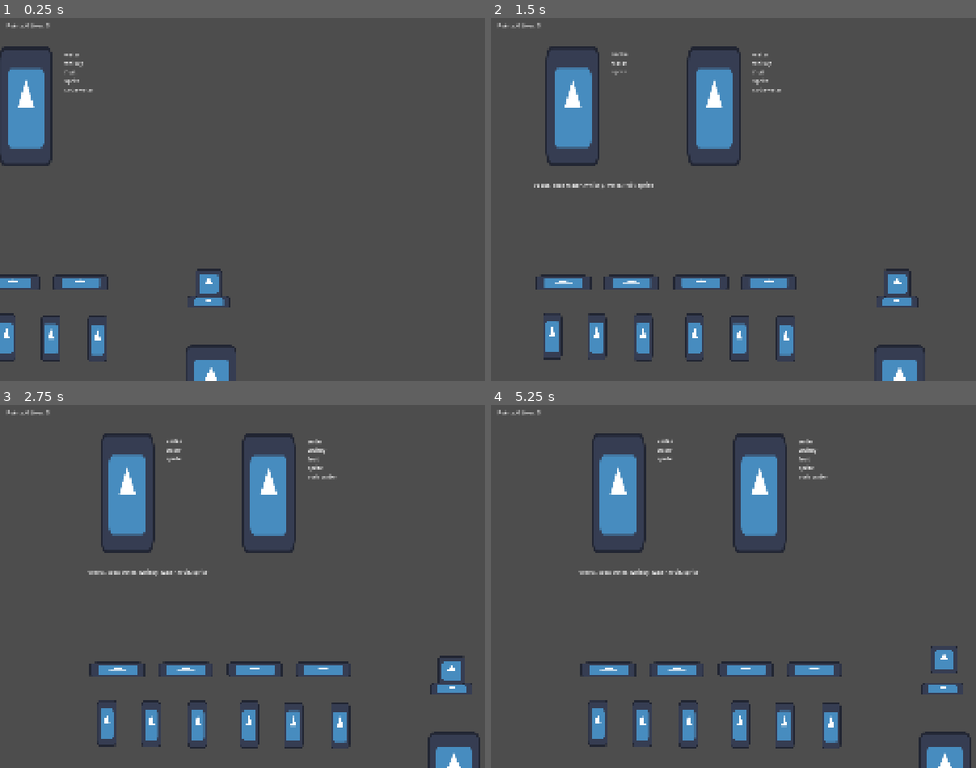
Above: before the commit, frames 1-4 (two rows, left to right).
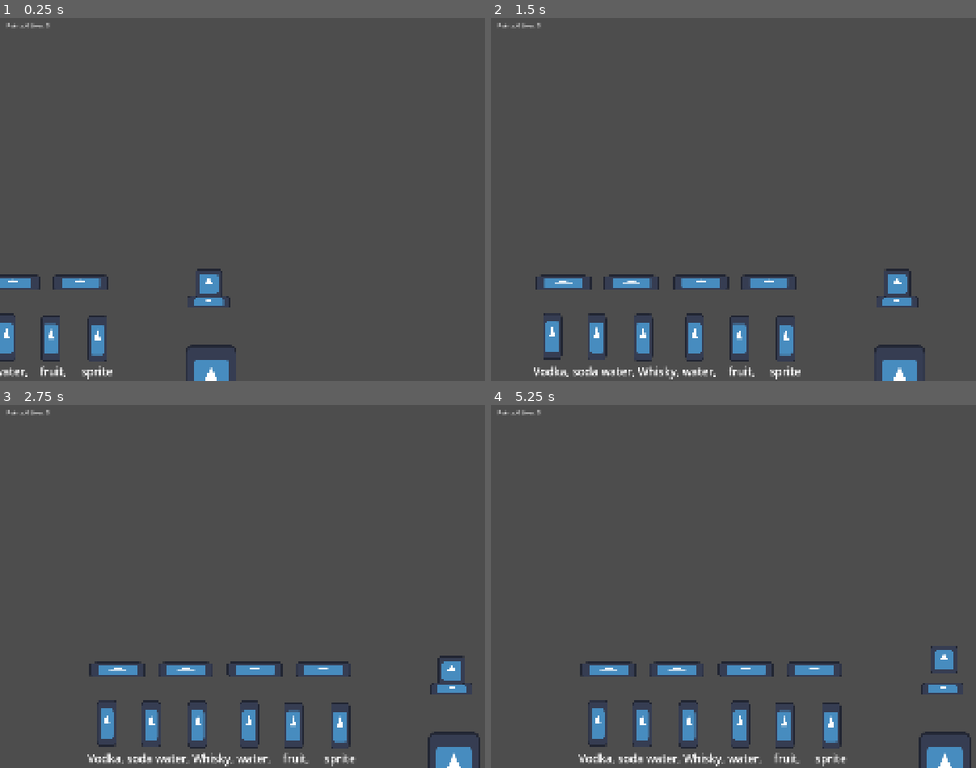
Above: after the commit, the same moments.

Repository: witenson-cmyk/cyBar-tender
Game: Godot game, scene res://node_2d.tscn
The game is run twice, just before and just after one commit, with the same random seed, the same clock (stepped at 60 frames per second) and the same inputs. The engine's default icon, where the game draws it, is replaced by a stand-in: a white triangle on a blue panel in a dark square.
Inputs (mouse positions are in pixels of both pictures, inside the frame that each line leads up to):
- Up to frame 1 (0.25 s): no input
- Up to frame 2 (1.5 s): click (495, 337) at 0.52 s; click "fdafdsafdsafdsa" at 1.25 s
- Up to frame 3 (2.75 s): click (63, 724) at 2.02 s
- Up to frame 4 (5.25 s): click "fdafdsafdsafdsa" at 2.75 s; click (597, 724) at 3.52 s; click "fdafdsafdsafdsa" at 4.25 s; tap Enter at 5 s; move the mouse to (956, 568) at 5.02 s

The runs differ from the first frame. In frame 1, 2.5% of the frame differs, in the area x 0-24%, y 7-100%; in frame 2, 5.4%; in frame 3, 5.5%, in the area x 18-74%, y 7-100%; in frame 4, 5.5%.

Commit message:
spawning patrons with visual timer

Diff:
--- a/gameManager.gd
+++ b/gameManager.gd
@@ -4,10 +4,17 @@
 var mov
 var lives = 3
 var points = 0
+var places=[null,null,null,null,null,null]
+var timer=0
+var instance
+var newPerson
+var random=RandomNumberGenerator.new()
+
 # Called when the node enters the scene tree for the first time.
 func _ready() -> void:
 	camera=get_node("camera")
 	Input.set_mouse_mode(Input.MOUSE_MODE_CONFINED)
+	instance = preload("res://patron.tscn")
 
 
 # Called every frame. 'delta' is the elapsed time since the previous frame.
@@ -32,3 +39,22 @@
 	camera.position.x=clamp(camera.position.x,0,2000)
 	var label = get_node("Control/CanvasLayer/ui")
 	label.text="Points: "+str(points)+" Lives: "+str(lives)
+
+	#spawning patrons
+
+	if timer!=0:
+		timer-=1
+	else:
+		var didIt=false
+		var i=0
+		for thing in places:
+			if thing==null and didIt!=true:
+				newPerson=instance.instantiate()
+				get_tree().current_scene.add_child(newPerson)
+				didIt=true
+				thing=newPerson
+				newPerson.position.x=500*i-700
+				newPerson.position.y=500
+				places[i]=newPerson
+			i+=1
+		timer=2000-random.randi()%1500
--- a/node_2d.tscn
+++ b/node_2d.tscn
@@ -3,7 +3,6 @@
 [ext_resource type="Script" uid="uid://ben7ipj4cu25a" path="res://gameManager.gd" id="1_0hol4"]
 [ext_resource type="Texture2D" uid="uid://dny8qq63v8p6l" path="res://icon.svg" id="1_wtcfe"]
 [ext_resource type="Script" uid="uid://bqb10su8238hf" path="res://liquid.gd" id="3_epypp"]
-[ext_resource type="Script" uid="uid://bp6kegb5ep5vd" path="res://patron.gd" id="5_kdubu"]
 [ext_resource type="Script" uid="uid://byimbx3sgyx57" path="res://drawer.gd" id="5_q6r6c"]
 
 [sub_resource type="RectangleShape2D" id="RectangleShape2D_rp3bj"]
@@ -19,8 +18,8 @@
 [sub_resource type="RectangleShape2D" id="RectangleShape2D_l6vob"]
 size = Vector2(160, 233)
 
-[sub_resource type="RectangleShape2D" id="RectangleShape2D_0hol4"]
-size = Vector2(159.5, 355)
+[sub_resource type="LabelSettings" id="LabelSettings_0hol4"]
+font_size = 33
 
 [node name="Node2D" type="Node2D" unique_id=2027772063]
 script = ExtResource("1_0hol4")
@@ -284,43 +283,6 @@
 scale = Vector2(1.203125, 1.765625)
 texture = ExtResource("1_wtcfe")
 
-[node name="patron" type="Area2D" parent="." unique_id=646087570]
-position = Vector2(213, 265)
-script = ExtResource("5_kdubu")
-metadata/patron = true
-
-[node name="CollisionShape2D" type="CollisionShape2D" parent="patron" unique_id=864870480]
-shape = SubResource("RectangleShape2D_0hol4")
-
-[node name="Sprite2D" type="Sprite2D" parent="patron/CollisionShape2D" unique_id=423934374]
-scale = Vector2(1.2421875, 2.8125)
-texture = ExtResource("1_wtcfe")
-
-[node name="patron label" type="Label" parent="patron" unique_id=552136275]
-offset_left = 115.0
-offset_top = -166.0
-offset_right = 244.0
-offset_bottom = 52.0
-
-[node name="patron2" type="Area2D" parent="." unique_id=922019287]
-position = Vector2(633, 266)
-script = ExtResource("5_kdubu")
-metadata/patron = true
-
-[node name="CollisionShape2D" type="CollisionShape2D" parent="patron2" unique_id=216407619]
-shape = SubResource("RectangleShape2D_0hol4")
-
-[node name="Sprite2D" type="Sprite2D" parent="patron2/CollisionShape2D" unique_id=1161654643]
-scale = Vector2(1.2421875, 2.8125)
-texture = ExtResource("1_wtcfe")
-
-[node name="patron label" type="Label" parent="patron2" unique_id=226269366]
-offset_left = 115.0
-offset_top = -166.0
-offset_right = 244.0
-offset_bottom = 52.0
-metadata/_edit_use_anchors_ = true
-
 [node name="Control" type="Control" parent="." unique_id=1509193713]
 layout_mode = 3
 anchors_preset = 0
@@ -338,11 +300,12 @@
 offset_bottom = 36.0
 
 [node name="Label" type="Label" parent="." unique_id=356046835]
-offset_left = 96.0
-offset_top = 487.0
-offset_right = 867.0
-offset_bottom = 596.0
-text = "Vodka, soda water, Whisky, water, fruit, sprite"
+offset_left = 95.0
+offset_top = 1030.0
+offset_right = 1020.0
+offset_bottom = 1139.0
+text = "Vodka, soda water, Whisky, water,    fruit,     sprite"
+label_settings = SubResource("LabelSettings_0hol4")
 
 [connection signal="button_down" from="vodka/CollisionShape2D/Sprite2D/Button" to="vodka" method="_on_button_button_down"]
 [connection signal="button_up" from="vodka/CollisionShape2D/Sprite2D/Button" to="vodka" method="_on_button_button_up"]
--- a/patron.gd
+++ b/patron.gd
@@ -2,6 +2,9 @@
 var wants=[]
 var possible=["vodka","water","fruit","sprite","soda water","whisky"]
 var random=RandomNumberGenerator.new()
+@export var timerMax = 7500
+var timer=timerMax
+
 # Called when the node enters the scene tree for the first time.
 func _ready() -> void:
 	var good = false
@@ -23,4 +26,9 @@
 
 # Called every frame. 'delta' is the elapsed time since the previous frame.
 func _process(delta: float) -> void:
-	pass
+	if timer>0:
+		timer=timer-1
+	else:
+		get_tree().current_scene.lives=get_tree().current_scene.lives-1
+		queue_free()
+	get_node("TextureProgressBar").value = timer*100/timerMax
--- /dev/null
+++ b/patron.tscn
@@ -0,0 +1,51 @@
+[gd_scene format=3 uid="uid://1oa41cx1b75i"]
+
+[ext_resource type="Script" uid="uid://bp6kegb5ep5vd" path="res://patron.gd" id="1_44a8u"]
+[ext_resource type="Texture2D" uid="uid://dny8qq63v8p6l" path="res://icon.svg" id="2_pulac"]
+
+[sub_resource type="RectangleShape2D" id="RectangleShape2D_0hol4"]
+size = Vector2(159.5, 355)
+
+[sub_resource type="Gradient" id="Gradient_44a8u"]
+offsets = PackedFloat32Array(0.0064935065)
+colors = PackedColorArray(0, 0, 0, 1)
+
+[sub_resource type="GradientTexture2D" id="GradientTexture2D_d6qpe"]
+gradient = SubResource("Gradient_44a8u")
+width = 350
+fill_from = Vector2(1, 1)
+fill_to = Vector2(0.9908257, 0.5963303)
+
+[sub_resource type="Gradient" id="Gradient_q3y7j"]
+colors = PackedColorArray(0.047999956, 0.72, 0, 1, 0.5893333, 1, 0.56, 1)
+
+[sub_resource type="GradientTexture2D" id="GradientTexture2D_alh21"]
+gradient = SubResource("Gradient_q3y7j")
+width = 350
+
+[node name="patron" type="Area2D" unique_id=2080469962]
+script = ExtResource("1_44a8u")
+metadata/patron = true
+metadata/spot = 0
+
+[node name="CollisionShape2D" type="CollisionShape2D" parent="." unique_id=425447873]
+shape = SubResource("RectangleShape2D_0hol4")
+
+[node name="Sprite2D" type="Sprite2D" parent="CollisionShape2D" unique_id=1545143223]
+scale = Vector2(1.2421875, 2.8125)
+texture = ExtResource("2_pulac")
+
+[node name="patron label" type="Label" parent="." unique_id=1132450089]
+offset_left = 115.0
+offset_top = -166.0
+offset_right = 244.0
+offset_bottom = 52.0
+
+[node name="TextureProgressBar" type="TextureProgressBar" parent="." unique_id=448932028]
+offset_left = -175.0
+offset_top = -314.0
+offset_right = 825.0
+offset_bottom = -250.0
+step = 0.0
+texture_under = SubResource("GradientTexture2D_d6qpe")
+texture_progress = SubResource("GradientTexture2D_alh21")
